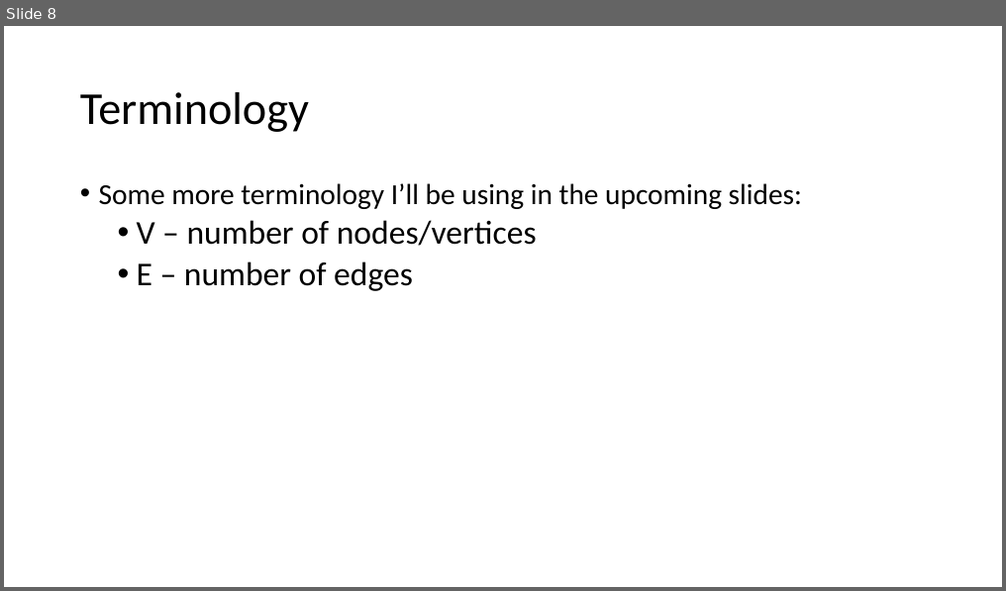
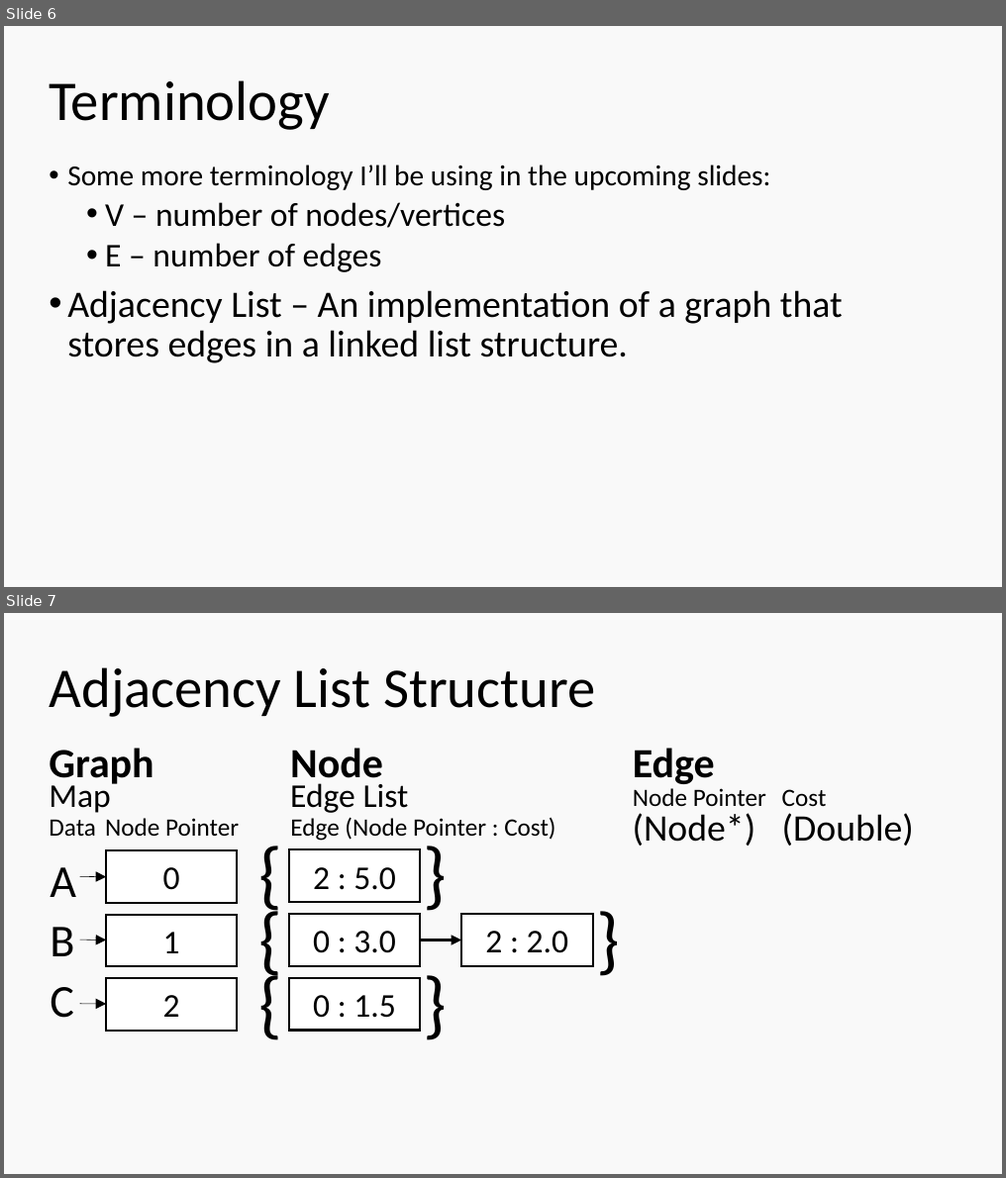
Before and after one commit to ethanatortx/graph_lab_presentation, a slide deck: graphs_pp.pptx. Shown one above the other, each under a label of ours: slide 8 before the commit, slides 6 and 7 after it. The pictures are 1006x591 and 1006x1178 pixels, drawn with LibreOffice and Linux fonts; fonts in the diff are those of the drawing. Boxes give left, top, right and bottom in pixels: in the first picture for what was removed or moved away, otherwise in the second. Text is boxed around its words. In the diff, an @@ line names an element or a change of style, - is before the commit and + after.

Commit message:
graph lab changes

```diff
--- a/graphs_pp.pptx
+++ b/graphs_pp.pptx
@@ slide 7 added at box(4, 613, 1002, 1174), background #F9F9F9 @@
@@ title added at box(49, 667, 595, 717), 54 pt, text #000000 @@
+Adjacency List Structure
@@ text added at box(49, 748, 153, 788), 40 pt, text #000000, bold @@
+Graph
@@ text added at box(290, 748, 383, 788), 40 pt, text #000000, bold @@
+Node
@@ text added at box(633, 748, 715, 784), 40 pt, text #000000, bold @@
+Edge
@@ text added at box(49, 785, 110, 813), 32 pt, text #000000 @@
+Map
@@ text added at box(290, 783, 409, 813), 32 pt, text #000000 @@
+Edge List
@@ text added at box(633, 788, 766, 806), 24 pt, text #000000 @@
+Node Pointer
@@ text added at box(782, 789, 827, 806), 24 pt, text #000000 @@
+Cost
@@ text added at box(49, 819, 96, 836), 24 pt, text #000000 @@
+Data
@@ text added at box(105, 818, 239, 836), 24 pt, text #000000 @@
+Node Pointer
@@ text added at box(290, 817, 555, 841), 24 pt, text #000000 @@
+Edge (Node Pointer : Cost)
@@ text added at box(633, 813, 756, 846), 36 pt, text #000000 @@
+(Node*)
@@ text added at box(782, 813, 914, 846), 36 pt, text #000000 @@
+(Double)
@@ text added at box(252, 823, 287, 921), 72 pt, text #000000 @@
+{
@@ text added at box(417, 823, 451, 921), 72 pt, text #000000 @@
+}
@@ text added at box(50, 867, 76, 1018), 44 pt, text #000000 @@
+A
+B
+C
@@ arrow added from (79, 876) to (106, 877), #000000 0.5 pt @@
@@ rectangle added at box(106, 851, 237, 903), fill #FFFFFF, outline #000000 2 pt, 32 pt, text #000000 @@
+0
@@ rectangle added at box(289, 851, 420, 903), fill #FFFFFF, outline #000000 2 pt, 32 pt, text #000000 @@
+2 : 5.0
@@ text added at box(252, 888, 287, 986), 72 pt, text #000000 @@
+{
@@ text added at box(589, 888, 625, 986), 72 pt, text #000000 @@
+}
@@ rectangle added at box(106, 915, 237, 967), fill #FFFFFF, outline #000000 2 pt, 32 pt, text #000000 @@
+1
@@ rectangle added at box(289, 914, 420, 966), fill #FFFFFF, outline #000000 2 pt, 32 pt, text #000000 @@
+0 : 3.0
@@ rectangle added at box(461, 914, 592, 966), fill #FFFFFF, outline #000000 2 pt, 32 pt, text #000000 @@
+2 : 2.0
@@ arrow added from (79, 940) to (106, 940), #000000 0.5 pt @@
@@ text added at box(252, 953, 287, 1051), 72 pt, text #000000 @@
+{
@@ text added at box(417, 953, 451, 1051), 72 pt, text #000000 @@
+}
@@ arrow added from (420, 940) to (461, 940), #000000 2 pt @@
@@ rectangle added at box(106, 978, 237, 1031), fill #FFFFFF, outline #000000 2 pt, 32 pt, text #000000 @@
+2
@@ rectangle added at box(289, 978, 420, 1031), fill #FFFFFF, outline #000000 2 pt, 32 pt, text #000000 @@
+0 : 1.5
@@ arrow added from (79, 1004) to (106, 1004), #000000 0.5 pt @@
@@ what was slide 8 is now slide 6 @@
@@ slide 6 changed as well @@
@@ background #FFFFFF to #F9F9F9 @@
@@ text "Terminology": place and size @@
-text "Terminology" at box(80, 92, 309, 132)
+text "Terminology" at box(49, 80, 329, 130)
@@ text "Terminology" at box(49, 80, 329, 130): size 44 to 54 pt @@
@@ text "Some more terminology I’ll be ...": place and size @@
-text "Some more terminology I’ll be ..." at box(99, 183, 802, 291)
+text "Some more terminology I’ll be ..." at box(67, 165, 843, 364)
@@ text at box(67, 290, 843, 364): paragraph added @@
+• Adjacency List – An implementation of a graph that stores edges in a linked list structure.
```
Also in this commit, not shown: 5 other slides changed, 1 other slide added, 7 slides removed, 5 other files.
